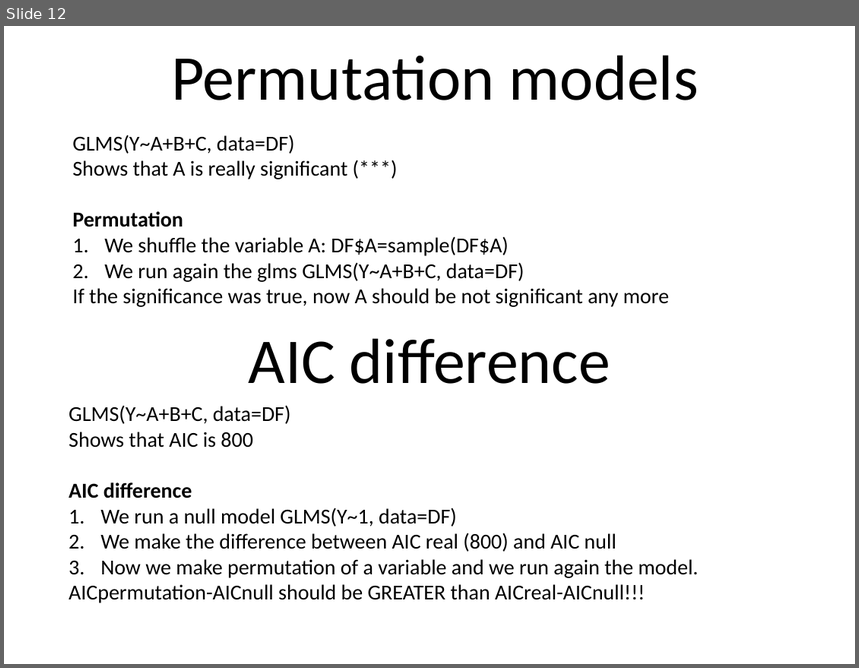
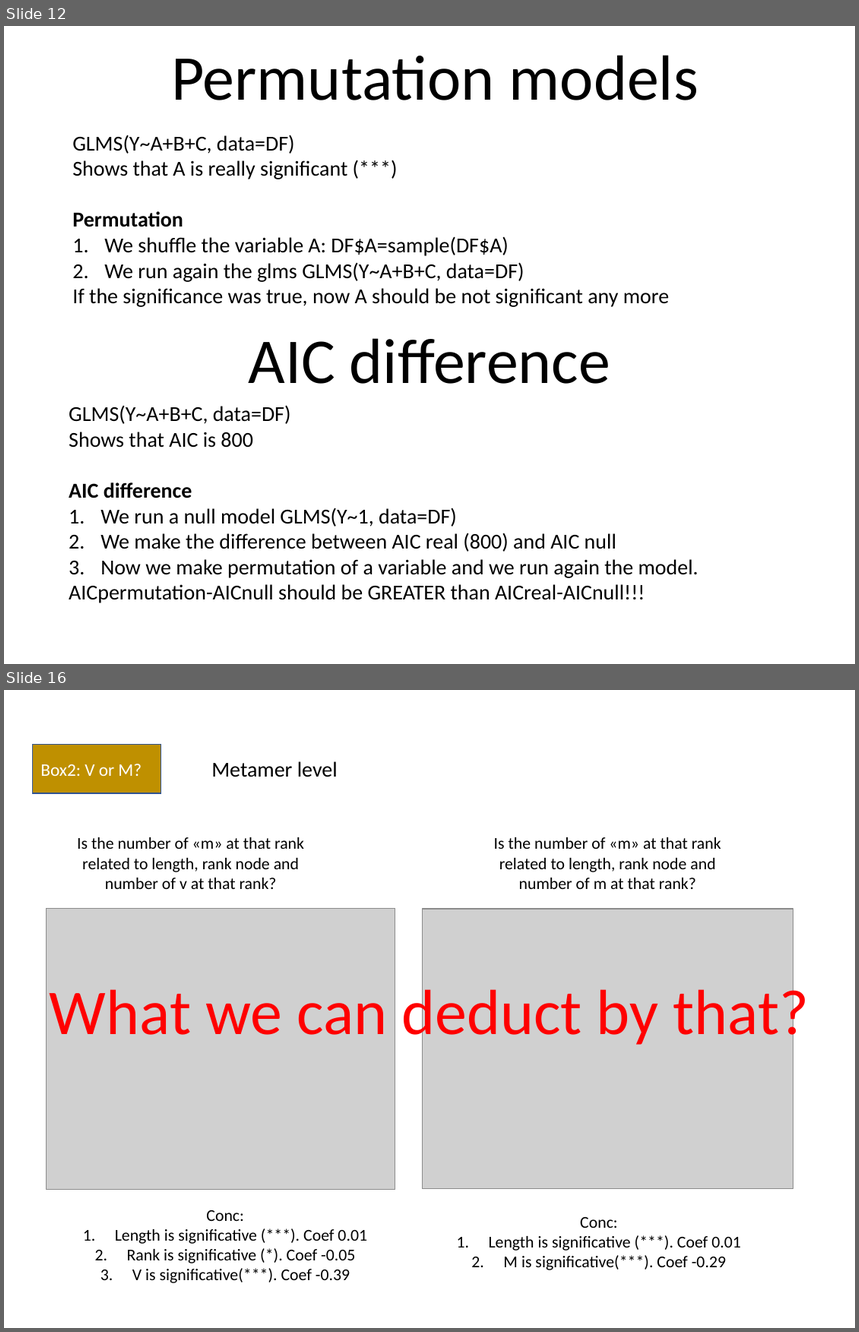
Before and after one commit to Corilana/L-HAZELNUT, a slide deck: Procedures_coding_hazelnut_architecture.pptx. Shown one above the other, each under a label of ours: slide 12 before the commit, slides 12 and 16 after it; the slides between them are not shown. The pictures are 859x668 and 859x1332 pixels, drawn with LibreOffice and Linux fonts; fonts in the diff are those of the drawing; grey boxes stand for pictures. Boxes give left, top, right and bottom in pixels: in the first picture for what was removed or moved away, otherwise in the second. Text is boxed around its words. In the diff, an @@ line names an element or a change of style, - is before the commit and + after.

```diff
--- a/Procedures_coding_hazelnut_architecture.pptx
+++ b/Procedures_coding_hazelnut_architecture.pptx
@@ slide 16 added at (4,690,855,1328), background #FFFFFF @@
@@ rectangle added at (32,745,161,793), fill #BF9000, outline #325491 1 pt, 15 pt, text #FFFFFF @@
+Box2: V or M?
@@ text added at (211,761,338,777), 18 pt, text #000000 @@
+Metamer level
@@ text added at (77,837,304,889), 14 pt, text #000000 @@
+Is the number of «m» at that rank related to length, rank node and number of v at that rank?
@@ text added at (494,837,721,889), 14 pt, text #000000 @@
+Is the number of «m» at that rank related to length, rank node and number of m at that rank?
@@ picture added at (47,909,395,1189) @@
@@ picture added at (422,909,793,1189) @@
@@ text added at (50,981,810,1049), 54 pt, text #FF0000 @@
+What we can deduct by that?
@@ text added at (115,1211,367,1284), 14 pt, text #000000 @@
+Conc:
+1. Length is significative (***). Coef 0.01
+2. Rank is significative (*). Coef -0.05
+3. V is significative(***). Coef -0.39
@@ text added at (489,1217,741,1271), 14 pt, text #000000 @@
+Conc:
+1. Length is significative (***). Coef 0.01
+2. M is significative(***). Coef -0.29
```
Also in this commit, not shown: 2 slides changed, 18 other slides added, 24 slides removed, 1 other file.
